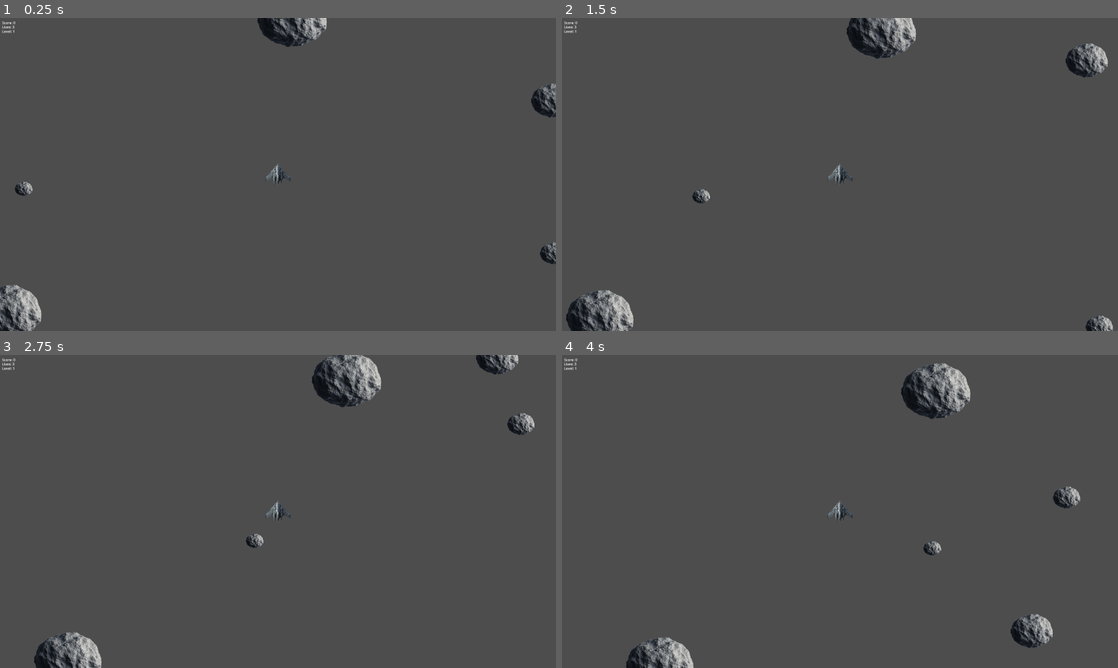
Above: before the commit, frames 1-4 (two rows, left to right).
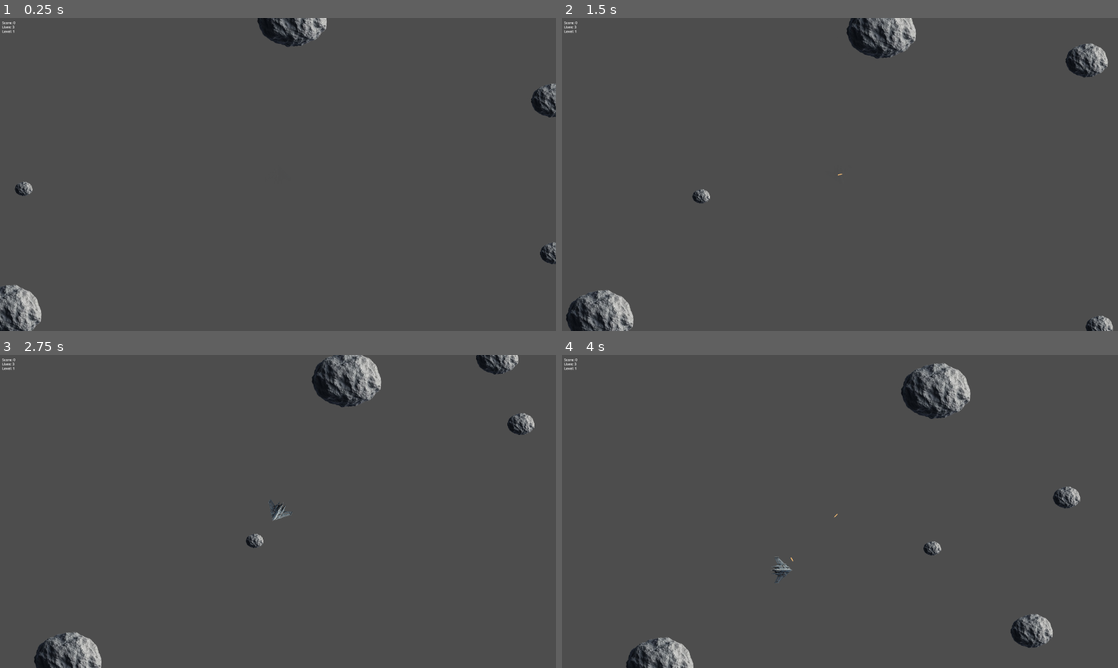
Above: after the commit, the same moments.

Repository: Soren8/space-shooter
Game: Godot game, scene res://main.tscn
Same seed, same stepped clock (60 frames per second), same inputs: the game is played once before the commit and once after it.
Inputs:
- Up to frame 1 (0.25 s): no input
- Up to frame 2 (1.5 s): hold Right (ui_right) 0.53-1.28 s; tap Space (ui_select) at 0.77 s; hold Left (ui_left) from 1.28 s (still down)
- Up to frame 3 (2.75 s): tap Space (ui_select) at 1.52 s; release Left (ui_left) at 2.03 s; hold Right (ui_right) from 2.03 s (still down)
- Up to frame 4 (4 s): release Right (ui_right) at 2.78 s; hold Up (ui_up) 2.78-3.53 s; tap Space (ui_select) at 3.02, 3.77 s; hold Left (ui_left) from 3.53 s (still down)

The runs differ from the first frame. In frame 1, less than 0.1% of the frame differs, in the area x 47-53%, y 46-54%; in frame 2, less than 0.1%; in frame 3, 0.1%; in frame 4, 0.2%, in the area x 37-53%, y 46-73%.
Error before the commit: Parse Error: Identifier "lives" not declared in the current scope. (res://player/player.gd:94)

Commit message:
Update player.gd

Diff:
--- a/player/player.gd
+++ b/player/player.gd
@@ -1,3 +1,5 @@
+# player.gd
+
 extends Area2D
 
 # Constants
@@ -24,7 +26,7 @@
 	invincible_timer = INVINCIBILITY_TIME
 	add_to_group("Player")
 
-func _process(delta):
+func _physics_process(delta):
 	handle_input(delta)
 	move_and_wrap(delta)
 	handle_invincibility(delta)
@@ -88,11 +90,8 @@
 	invincible_timer = INVINCIBILITY_TIME
 	$CollisionPolygon2D.disabled = true
 
-# Collision Handling
+# ---- Collision Handling ----
 func _on_body_entered(body: Node):
 	if body.is_in_group("Asteroid") and not invincible:
-		lives -= 1
-		if lives <= 0:
-			get_parent().game_over()
-		else:
-			respawn()
+		emit_signal("player_hit")  # Emit a signal to main.gd
+		# Note: main.gd will handle the lives decrement and respawn
